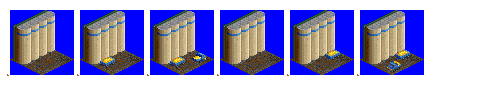
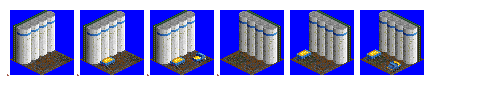
Layered file, before and after one edit (500x90). Changes by layer:
painted on "Pasted Layer #2" over [296, 49, 410, 60]
painted on "Pasted Layer #1" over [14, 10, 421, 76]
painted on "grain_cargo.png" over [226, 20, 405, 44]
